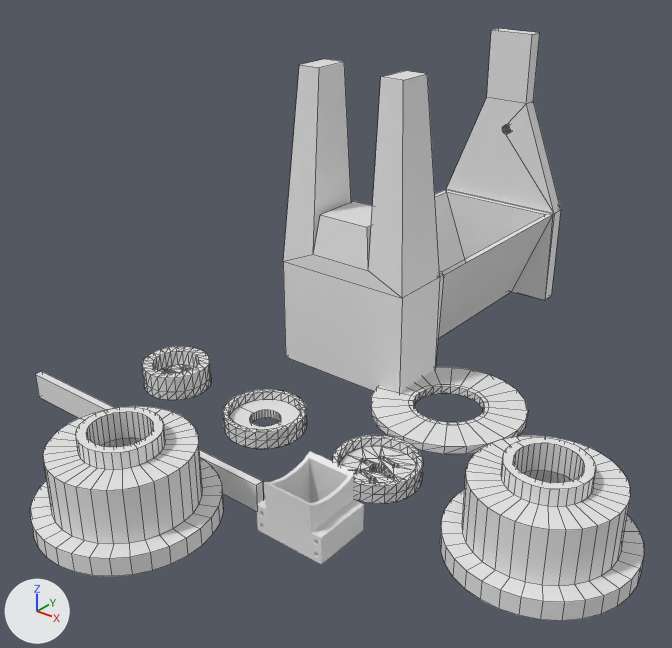
One commit to the Blender file nutrient-dispenser/nutrient-dispenser.blend: the scene before it, then after it.
The view is the same before and after, from a 50 mm lens placed at (301.0, -315.0, 272.0), pointed at (22.0, 35.0, 55.0). Lighting does not change. The marker at lower left points along +X, +Y and +Z. Mesh edges are drawn as thin lines on the coarser meshes.

Before the edit, the objects in view are built like this:
```python
me_cube = bpy.data.meshes.new('Cube')
me_cube.from_pydata(...)  # 132 vertices, 106 faces; spans x -4.49..0.0, y -1.08..1.08, z -0.77..2.25
# before: 24 (-3.39, -0.38, 2.09) at pixel (526, 103), 25 (-3.39, 0.38, 2.09) at pixel (486, 97), 26 (-3.39, -0.38, 2.25) at pixel (533, 100), 27 (-3.39, 0.38, 2.25), 120 (-4.49, -0.38, 2.09) at pixel (532, 34)
# before: 121 (-4.49, 0.38, 2.09) at pixel (491, 30), 122 (-4.49, -0.38, 2.25) at pixel (539, 32), 123 (-4.49, 0.38, 2.25) at pixel (498, 28)
me_cube_002 = bpy.data.meshes.new('Cube.002')
me_cube_002.from_pydata(...)  # a box spanning x -1.0..1.0, y -3.96..0.0, z -0.63..0.63
me_cylinder_003 = bpy.data.meshes.new('Cylinder.003')
me_cylinder_003.from_pydata(...)  # 369 vertices, 292 faces; spans x -0.63..0.633, y -0.637..0.627, z 0.0..1.266
ob_cross_bar = bpy.data.objects.new('cross-bar', me_cube_002)
ob_cross_bar.location = (-57.2, -40.8, -16.2)
ob_cross_bar.rotation_euler = (-1.571, 0.0, -1.571)  # degrees (-90, 0, -90)
ob_cross_bar.scale = (2.27, 4.03, 144.0)
ob_funnel = bpy.data.objects.new('funnel', me_cube)
ob_funnel.location = (-1.6, 115.0, 0.0)
ob_funnel.rotation_euler = (-1.571, 1.571, 0.0)  # degrees (-90, 90, 0)
ob_funnel.scale = (39.7, 39.7, 62.4)
ob_roll_1 = bpy.data.objects.new('roll-1', me_cylinder_003)
ob_roll_1.location = (164.9, 0.0, 0.0)
ob_roll_1.scale = (69.0, 69.0, 36.8)
# also in view: 'hopper' at (77.0, -53.0, 15.0); 'end-hub' at (76.0, 0.0, 5.0); 'hub' at (-72.0, 3.0, 7.0); 'bearing-hub' at (0.0, 0.0, 5.0); 'roll-2' at (2.0, -97.0, 23.0)
```
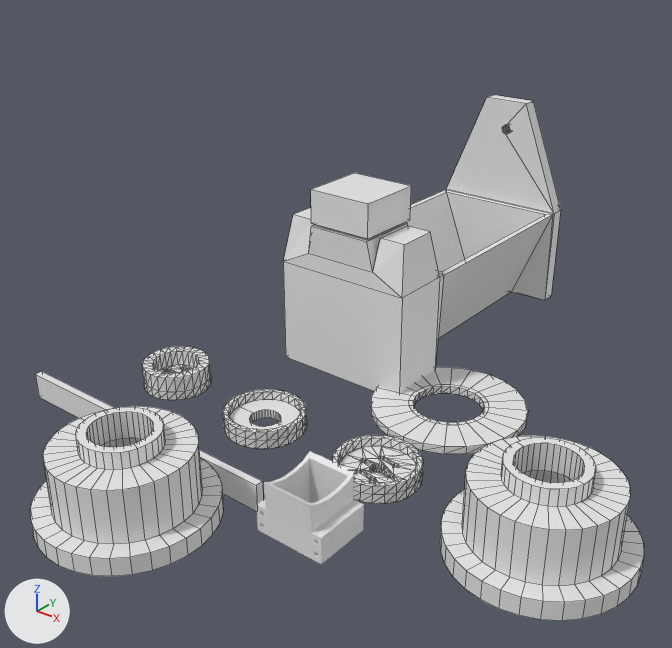
Boxes (x1, y1, x2, y2) around the edits, measured in the pictures (672 x 648 px; the box of a moved part takes in the faces that stretch with it):
'funnel', reshaped (18% shorter)
    before: (283, 28, 561, 394)
    after: (283, 95, 561, 394)
'motor-mount', added
    after: (311, 173, 411, 239)
part 1 of me_cube, moved or reshaped
    before: (283, 59, 440, 298)
    after: (283, 208, 440, 298)
part 2 of me_cube, cut back
    before: (487, 28, 540, 103)
    after: (487, 95, 532, 103)

The change in detail:
me_cube is used by ob_funnel; location (-1.6, 115.0, 0.0); rotation (-1.571, 1.571, 0.0), in degrees (-90, 90, 0); scale (39.7, 39.7, 62.4).
Verts and faces of me_cube; kept vertices keep their numbers, new ones are numbered from 132.
me_cube had 132 vertices, 106 faces and spanned x -4.49..0.0, y -1.08..1.08, z -0.77..2.25.
me_cube now has 128 vertices, 102 faces and spans x -3.39..0.0, y -1.08..1.08, z -0.79..2.25.
Part 1, on me_cube:
8 vertices are removed from x -4.49, y -0.85..0.87, z -0.64..-0.3.
10 faces are deleted.
12 vertices move from x -2.47..-1.87, y -0.5..0.5, z -0.77..-0.17 to x -2.31..-1.87, y -0.58..0.58, z -0.79..-0.17.
8 vertices are added at x -2.33, y -0.99..1.0, z -0.67..-0.27.
10 new faces join them.
Part 2, on me_cube:
Vertices deleted: 120 to 123 (with the faces that use them).
New faces: (24, 26, 27, 25).
Mesh me_cube_003 is new.
It is a box spanning x -1.0..1.0, y -1.0..1.0, z -1.0..1.0.
Object 'motor-mount' (ob_motor_mount) is new; it shows me_cube_003.
Its location is (-1.6, 86.1, 103.2).
Its scale is (20.0, 20.0, 10.0).
